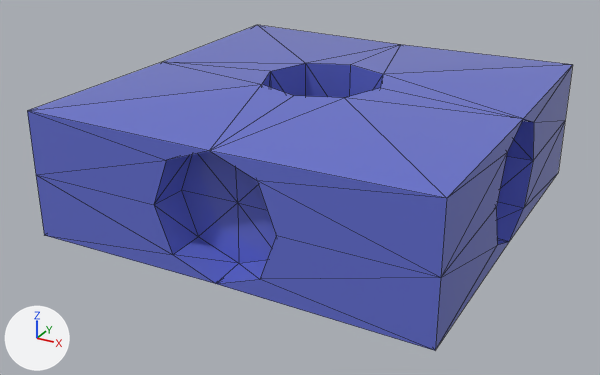
Renders of the glTF model Simulator/Assets/Files/Body2.glb from each side of a commit.
Before and after are seen from a camera (50 mm lens) standing at (1.82, -3.55, 1.51) and looking at (-0.06, -0.13, -0.2). Lighting does not change. The marker at lower left points along +X, +Y and +Z. Mesh edges are drawn as thin lines. Where no turn or scale is listed for an object, it has been applied to the vertices. Vertices at the same position are counted once.

Objects in the first picture: 'Body2.001'.
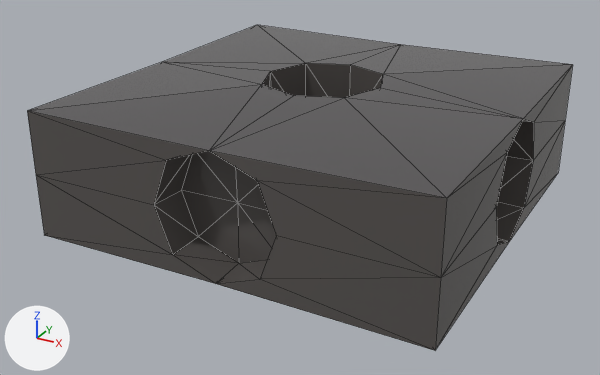
Pixel boxes (x1, y1, x2, y2) of what changed, in the pictures (600 x 375 px):
'Body2.001', recoloured (blue to grey)
    both: (27, 25, 573, 350)
part 1 of me_body2_004, recoloured (blue to grey)
    both: (28, 25, 573, 198)

The change in detail:
Material 'Base' (mat_base) changes colour from blue #6873d7 to dark grey #5c5856; in linear values from (0.138, 0.171, 0.677) to (0.107, 0.0976, 0.0924).
Material 'Body' (mat_body) is new.
Its base color is (0.165, 0.155, 0.16) (grey #716e6f).
Its metallic is 0.7.
Its roughness is 0.1.
me_body2_004 has 104 vertices, 208 faces and spans x -0.99..0.99, y -0.99..0.99, z -0.35..0.35.
me_body2_004 is used by ob_body2_001; location (0.0, 0.0, 0.0).
me_body2_004 part 1: 32 of the faces centred in x -0.74..0.74, y -0.74..0.74, z -0.33..0.33 switch from mat_base (blue #6873d7) to mat_body (grey #716e6f).
